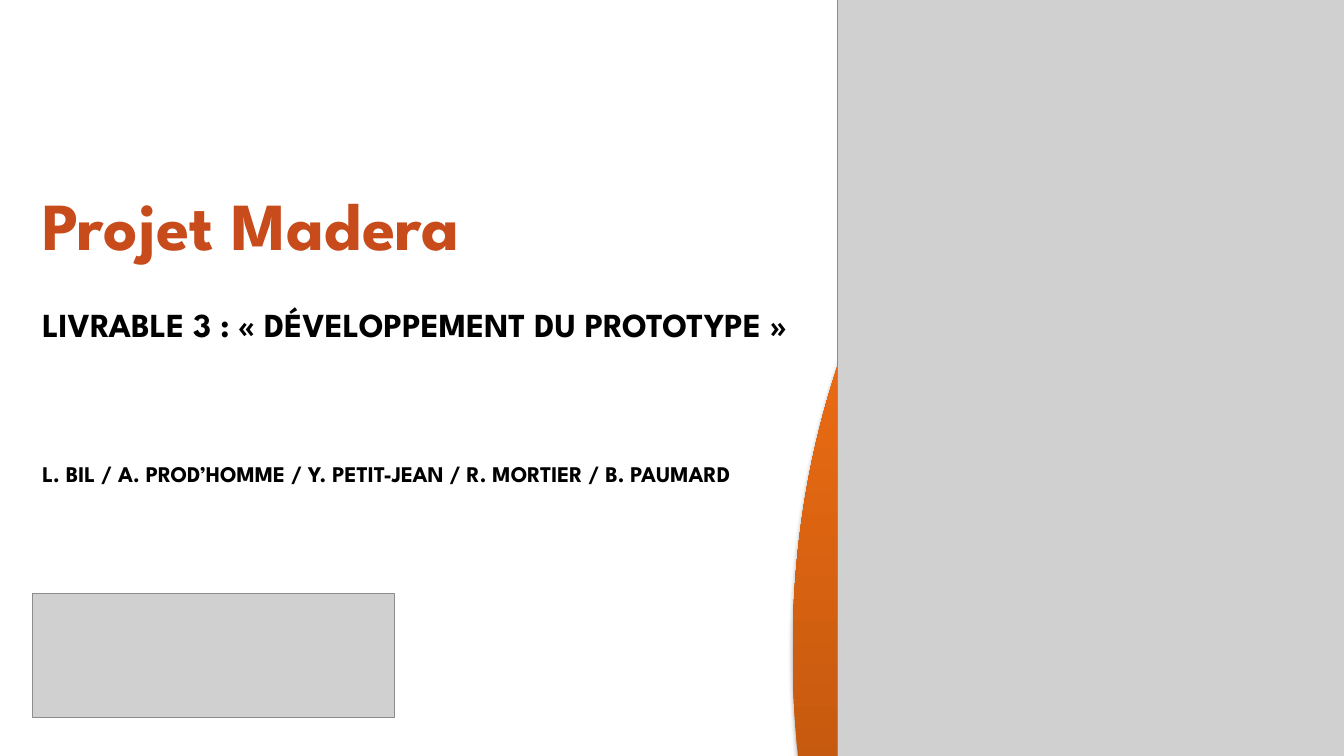
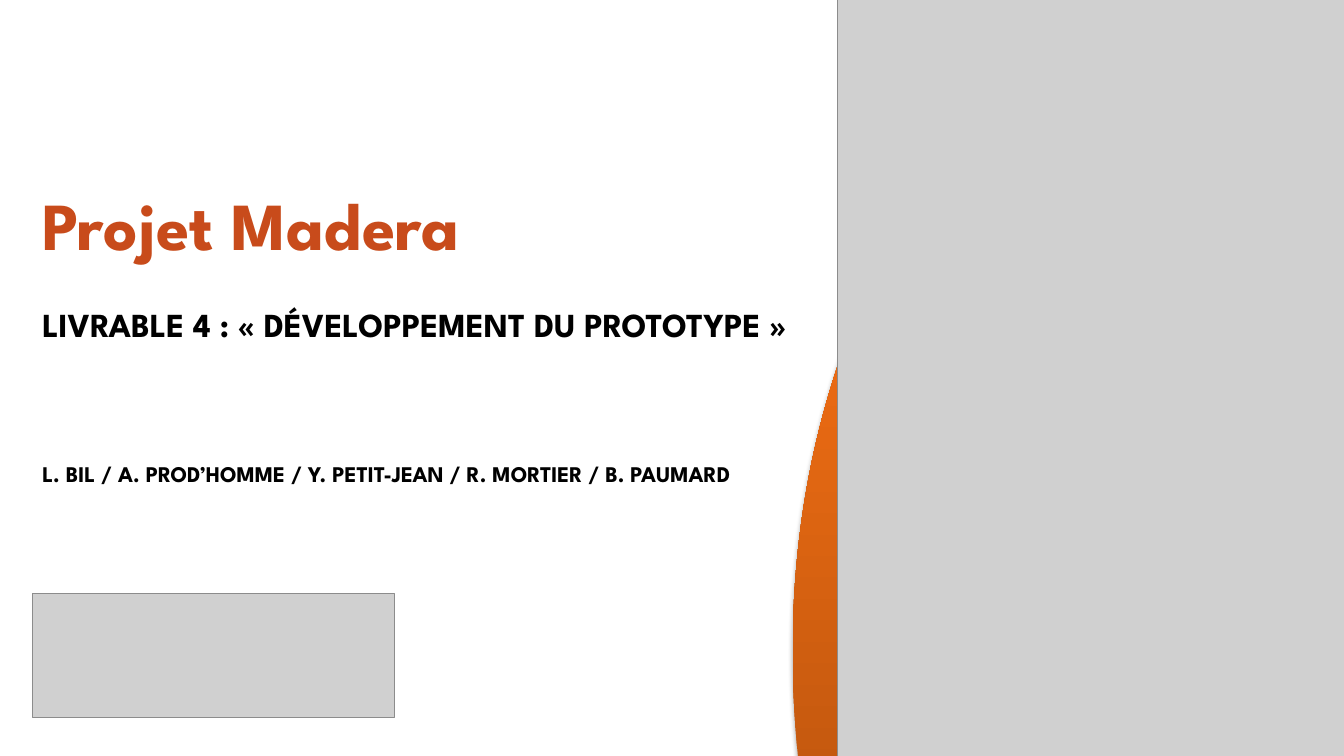
Before and after one commit to Sag64/PFR, a slide deck: slide 1 of ppt.pptx. Drawn at 1344x756 pixels with LibreOffice and Linux fonts; fonts in the diff are those of the drawing; grey boxes stand for pictures; background and template pictures are left out. Boxes give left, top, right and bottom in pixels: in the first picture for what was removed or moved away, otherwise in the second. Text is boxed around its words. In the diff, an @@ line names an element or a change of style, - is before the commit and + after.

```diff
--- a/ppt.pptx
+++ b/ppt.pptx
@@ text at bbox=[42, 307, 760, 338]: text changed @@
-LIVRABLE 3 : « DÉVELOPPEMENT DU PROTOTYPE »
+LIVRABLE 4 : « DÉVELOPPEMENT DU PROTOTYPE »
```
Also in this commit, not shown: 1 other slide changed, 1 slide added.
